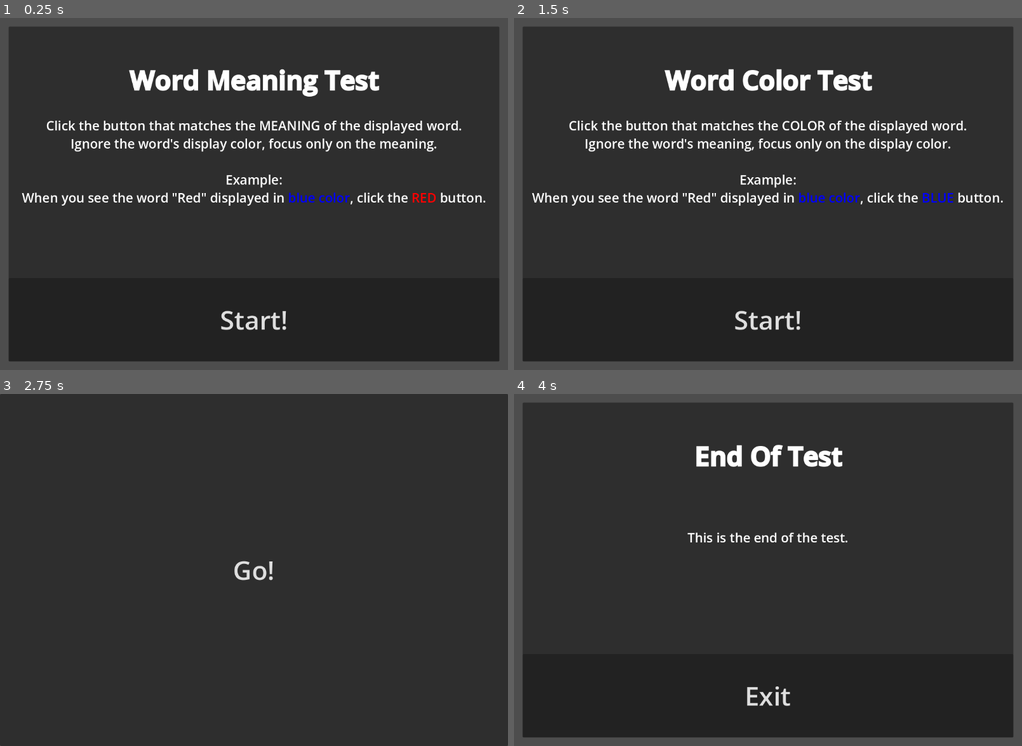
Above: before the commit, frames 1-4 (two rows, left to right).
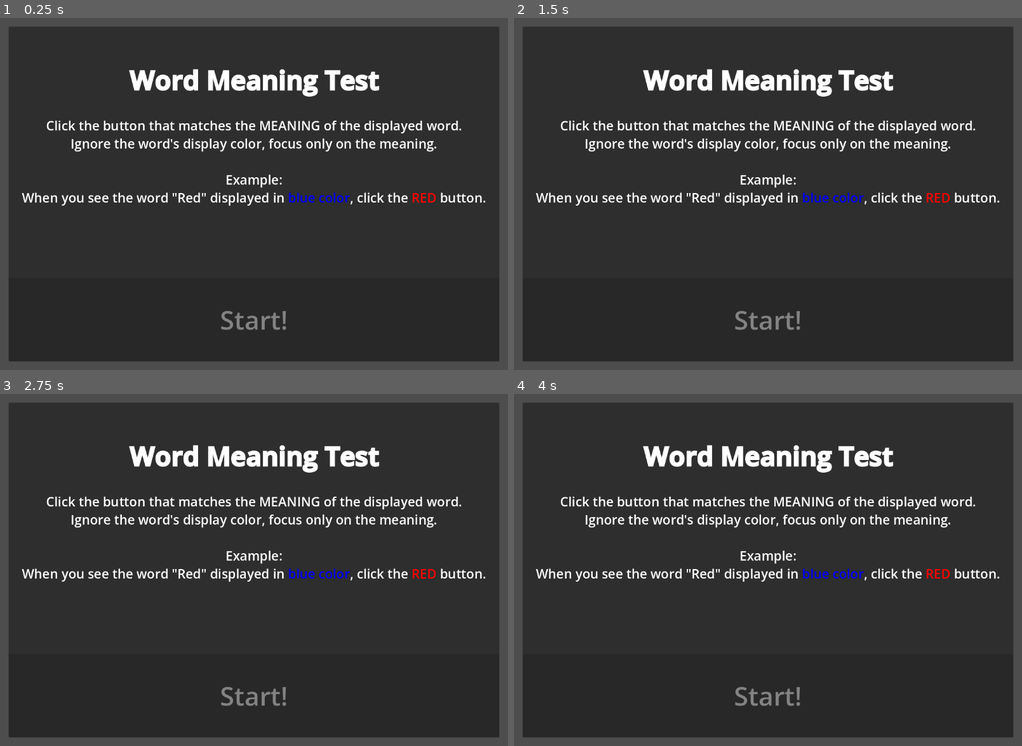
Above: after the commit, the same moments.

Repository: cbgames/GetPsyched
Game: Godot game, scene res://Scenes/stroop_color_word_test.tscn
Two runs of this game, one before a commit and one after it. Both use one fixed random seed, a clock stepped at 60 frames per second and the inputs below.
Inputs (mouse positions are in pixels of both pictures, inside the frame that each line leads up to):
- Up to frame 1 (0.25 s): no input
- Up to frame 2 (1.5 s): click (768, 320) at 0.5 s, where only the run before the commit has a clickable "Start!"; click (768, 194) at 1.25 s, where only the run before the commit has a clickable "Go!"
- Up to frame 3 (2.75 s): click (254, 696) at 2 s, where only the run before the commit has a clickable "Start!"
- Up to frame 4 (4 s): click (768, 570) at 2.75 s, where only the run before the commit has a clickable "Go!"; tap Enter at 3.5 s

The runs differ from the first frame. In frame 1, 0.3% of the frame differs, in the area x 43-57%, y 83-89%; in frame 2, 5.6%; in frame 3, 13%, in the area x 0-100%, y 0-100%; in frame 4, 5.6%.

Commit message:
Alpha version, fully functional test.

Diff:
--- /dev/null
+++ b/Source/Code/database.gd
@@ -0,0 +1,28 @@
+extends Node
+
+const SAVE_PATH : String = "user://data.cfg"
+
+var file = null
+var trial_data = {}
+
+func _ready() -> void:
+	file = ConfigFile.new()
+	load_from_file()
+
+func load_from_file() -> void:
+	if file.load(SAVE_PATH) == OK:
+		trial_data = file.get_value("data", "trials", {})
+
+func save_to_file() -> void:
+	file.set_value("data", "trials", trial_data)
+	file.save(SAVE_PATH)
+
+func clear_trial_data() -> void:
+	trial_data = {}
+
+func append_trial(id : String, trial={}) -> void:
+	if !trial.is_empty():
+		trial_data[id] = trial
+
+func debug_string() -> String:
+	return str(trial_data)
--- /dev/null
+++ b/Source/Code/delayed_button.gd
@@ -0,0 +1,12 @@
+extends Button
+
+@export var delay : float = 5
+
+func _ready() -> void:
+	visibility_changed.connect(on_visibility_changed)
+
+func on_visibility_changed() -> void:
+	if is_node_ready() and is_visible_in_tree():
+		disabled = true
+		await get_tree().create_timer(delay).timeout
+		disabled = false
--- a/Source/Code/screen.gd
+++ b/Source/Code/screen.gd
@@ -1,6 +1,7 @@
+class_name Screen
 extends MarginContainer
 
-signal screen_complete
+signal screen_complete()
 
 func _on_complete_button_pressed() -> void:
 	emit_signal("screen_complete")
--- a/Source/Code/stroop_color_word_test.gd
+++ b/Source/Code/stroop_color_word_test.gd
@@ -4,8 +4,11 @@
 	%IntroScreen1, %TestScreen1, %IntroScreen2, %TestScreen2, %ResultScreen
 ]
 var step_index : int = 0
+var trial_id : String = ""
+var trial_data = null
 
 func _ready() -> void:
+	randomize()
 	_update_displayed_screen()
 
 func _update_displayed_screen() -> void:
@@ -15,8 +18,50 @@
 		else:
 			steps[i].visible = false
 
-func _on_screen_complete() -> void:
+func _on_screen_complete(data=null) -> void:
+	match step_index:
+		0:
+			start_new_trial()
+		1:
+			if data:
+				print({ "word_matching" : data })
+				add_data_to_trial("word_matching", data)
+		3:
+			if data:
+				print({ "color_matching" : data })
+				add_data_to_trial("color_matching", data)
+			_update_result_text()
+			store_trial_data()
 	step_index += 1
 	if step_index >= len(steps):
 		step_index = 0
 	_update_displayed_screen()
+
+func _update_result_text() -> void:
+	var id = trial_id
+	var test_result = trial_data.word_matching
+	var correct = test_result.correct
+	var incorrect = test_result.incorrect
+	var time = test_result.time
+	var accuracy = correct * 100 / (correct + incorrect)
+	%ResultText.text = "[b]End Of Test[/b]\nId: " + str(id)
+	%ResultText.text += "\n\nWord Matching\nAccuracy: " + str(accuracy) + "% in " + str(time)
+	%ResultText.text += " seconds\n(Correct " + str(correct) + ", Incorrect " + str(incorrect) + ")"
+	test_result = trial_data.color_matching
+	correct = test_result.correct
+	incorrect = test_result.incorrect
+	time = test_result.time
+	accuracy = correct * 100 / (correct + incorrect)
+	%ResultText.text += "\n\nColor Matching\nAccuracy: " + str(accuracy) + "% in " + str(time)
+	%ResultText.text += " seconds\n(Correct " + str(correct) + ", Incorrect " + str(incorrect) + ")"
+
+func start_new_trial() -> void:
+	trial_id = Time.get_datetime_string_from_system()
+	trial_data = {}
+
+func add_data_to_trial(key, data) -> void:
+	trial_data[key] = data
+
+func store_trial_data() -> void:
+	Database.append_trial(trial_id, trial_data)
+	print(Database.debug_string())
--- /dev/null
+++ b/Source/Code/test_screen.gd
@@ -0,0 +1,79 @@
+class_name TestScreen
+extends Screen
+
+var colors : Array[String] = [ "red", "yellow", "green", "blue" ]
+
+enum TestType { WordMatch, ColorMatch }
+@export var type : TestType = TestType.WordMatch
+@export var prompt_count : int = 20
+
+@onready var Text : RichTextLabel = $Panel/VBoxContainer/RichTextLabel
+@onready var Button1 = $Panel/VBoxContainer/HBoxContainer/Button1
+@onready var Button2 = $Panel/VBoxContainer/HBoxContainer/Button2
+@onready var Button3 = $Panel/VBoxContainer/HBoxContainer/Button3
+@onready var Button4 = $Panel/VBoxContainer/HBoxContainer/Button4
+
+var correct_button : int = randi() % len(colors)
+var correct_count : int = 0
+var incorrect_count : int = 0
+var prompts_left : int = 0
+var start_msec : int = 0
+
+func _on_visibility_changed() -> void:
+	if is_node_ready() and is_visible_in_tree():
+		correct_count = 0
+		incorrect_count = 0
+		prompts_left = prompt_count
+		start_msec = Time.get_ticks_msec()
+		randomize_buttons()
+		randomize_prompt()
+
+func randomize_buttons() -> void:
+	colors.shuffle()
+	var color1 : String = colors[0]
+	var color2 : String = colors[1]
+	var color3 : String = colors[2]
+	var color4 : String = colors[3]
+	Button1.text = color1
+	Button2.text = color2
+	Button3.text = color3
+	Button4.text = color4
+
+func randomize_prompt() -> void:
+	correct_button = (correct_button + (randi() % 4)) % 4
+	var incorrect_button = (correct_button + 1 + (randi() % 3)) % 4
+	match type:
+		TestType.WordMatch:
+			var word : String = colors[correct_button]
+			var color : String = colors[incorrect_button]
+			Text.text = "[b][color=" + color + "]" + word + "[/color][/b]"
+		TestType.ColorMatch:
+			var color : String = colors[correct_button]
+			var word : String = colors[incorrect_button]
+			Text.text = "[b][color=" + color + "]" + word + "[/color][/b]"
+
+func button_test(value: int) -> void:
+	if value==correct_button:
+		correct_count += 1
+		randomize_prompt()
+	else:
+		incorrect_count += 1
+		randomize_prompt()
+	$Panel/DebugLayer/DebugText.text = "Correct: " + str(correct_count) + "\nIncorrect: " + str(incorrect_count)
+	prompts_left -= 1
+	if prompts_left <= 0:
+		var elapsed_seconds = ceili((Time.get_ticks_msec() - start_msec) / 1000.0)
+		var results = { "correct" : correct_count, "incorrect" : incorrect_count, "time" : elapsed_seconds }
+		emit_signal("screen_complete", results)
+
+func _on_button_1_pressed() -> void:
+	button_test(0)
+
+func _on_button_2_pressed() -> void:
+	button_test(1)
+
+func _on_button_3_pressed() -> void:
+	button_test(2)
+
+func _on_button_4_pressed() -> void:
+	button_test(3)
--- a/Source/Scenes/stroop_color_word_test.tscn
+++ b/Source/Scenes/stroop_color_word_test.tscn
@@ -3,6 +3,8 @@
 [ext_resource type="Theme" uid="uid://banjv6ihjmfjh" path="res://Styles/default_theme.tres" id="1_c61a0"]
 [ext_resource type="Script" uid="uid://bismq1hlp2me8" path="res://Code/stroop_color_word_test.gd" id="2_k7yth"]
 [ext_resource type="Script" uid="uid://bk6h8dydu2ws" path="res://Code/screen.gd" id="3_xqaa1"]
+[ext_resource type="Script" uid="uid://dv2fe1rr5df68" path="res://Code/test_screen.gd" id="4_ty3ca"]
+[ext_resource type="Script" uid="uid://cncufifp0g5kt" path="res://Code/delayed_button.gd" id="5_lmykn"]
 
 [node name="StroopColorWordTest" type="Control" unique_id=484783487]
 layout_mode = 3
@@ -61,6 +63,7 @@
 layout_mode = 2
 size_flags_vertical = 3
 text = "Start!"
+script = ExtResource("5_lmykn")
 
 [node name="TestScreen1" type="MarginContainer" parent="." unique_id=835123805]
 unique_name_in_owner = true
@@ -71,11 +74,74 @@
 anchor_bottom = 1.0
 grow_horizontal = 2
 grow_vertical = 2
-script = ExtResource("3_xqaa1")
-
-[node name="GoButton" type="Button" parent="TestScreen1" unique_id=1351940274]
-layout_mode = 2
-text = "Go!"
+theme_override_constants/margin_left = 20
+theme_override_constants/margin_top = 20
+theme_override_constants/margin_right = 20
+theme_override_constants/margin_bottom = 20
+script = ExtResource("4_ty3ca")
+metadata/_edit_use_anchors_ = true
+
+[node name="Panel" type="Panel" parent="TestScreen1" unique_id=25738640]
+layout_mode = 2
+
+[node name="VBoxContainer" type="VBoxContainer" parent="TestScreen1/Panel" unique_id=310849913]
+layout_mode = 1
+anchors_preset = 15
+anchor_right = 1.0
+anchor_bottom = 1.0
+grow_horizontal = 2
+grow_vertical = 2
+
+[node name="RichTextLabel" type="RichTextLabel" parent="TestScreen1/Panel/VBoxContainer" unique_id=1353169972]
+layout_mode = 2
+size_flags_vertical = 3
+size_flags_stretch_ratio = 3.0
+bbcode_enabled = true
+text = "[b]Prompt[/b]"
+horizontal_alignment = 1
+vertical_alignment = 1
+
+[node name="HBoxContainer" type="HBoxContainer" parent="TestScreen1/Panel/VBoxContainer" unique_id=134189337]
+layout_mode = 2
+size_flags_vertical = 3
+theme_override_constants/separation = 20
+
+[node name="Button1" type="Button" parent="TestScreen1/Panel/VBoxContainer/HBoxContainer" unique_id=1351940274]
+layout_mode = 2
+size_flags_horizontal = 3
+text = "1"
+
+[node name="Button2" type="Button" parent="TestScreen1/Panel/VBoxContainer/HBoxContainer" unique_id=511737280]
+layout_mode = 2
+size_flags_horizontal = 3
+text = "2"
+
+[node name="Button3" type="Button" parent="TestScreen1/Panel/VBoxContainer/HBoxContainer" unique_id=1119430065]
+layout_mode = 2
+size_flags_horizontal = 3
+text = "3
+"
+
+[node name="Button4" type="Button" parent="TestScreen1/Panel/VBoxContainer/HBoxContainer" unique_id=1696767295]
+layout_mode = 2
+size_flags_horizontal = 3
+text = "4
+"
+
+[node name="DebugLayer" type="MarginContainer" parent="TestScreen1/Panel" unique_id=157078688]
+layout_mode = 1
+anchors_preset = 15
+anchor_right = 1.0
+anchor_bottom = 1.0
+grow_horizontal = 2
+grow_vertical = 2
+mouse_filter = 2
+
+[node name="DebugText" type="RichTextLabel" parent="TestScreen1/Panel/DebugLayer" unique_id=1644686469]
+layout_mode = 2
+mouse_filter = 2
+text = "Correct: 0
+Incorrect: 0"
 
 [node name="IntroScreen2" type="MarginContainer" parent="." unique_id=1034869772]
 unique_name_in_owner = true
@@ -124,8 +190,9 @@
 layout_mode = 2
 size_flags_vertical = 3
 text = "Start!"
-
-[node name="TestScreen2" type="MarginContainer" parent="." unique_id=967870436]
+script = ExtResource("5_lmykn")
+
+[node name="TestScreen2" type="MarginContainer" parent="." unique_id=1863239892]
 unique_name_in_owner = true
 visible = false
 layout_mode = 1
@@ -134,27 +201,90 @@
 anchor_bottom = 1.0
 grow_horizontal = 2
 grow_vertical = 2
+theme_override_constants/margin_left = 20
+theme_override_constants/margin_top = 20
+theme_override_constants/margin_right = 20
+theme_override_constants/margin_bottom = 20
+script = ExtResource("4_ty3ca")
+type = 1
+metadata/_edit_use_anchors_ = true
+
+[node name="Panel" type="Panel" parent="TestScreen2" unique_id=340936946]
+layout_mode = 2
+
+[node name="VBoxContainer" type="VBoxContainer" parent="TestScreen2/Panel" unique_id=194470775]
+layout_mode = 1
+anchors_preset = 15
+anchor_right = 1.0
+anchor_bottom = 1.0
+grow_horizontal = 2
+grow_vertical = 2
+
+[node name="RichTextLabel" type="RichTextLabel" parent="TestScreen2/Panel/VBoxContainer" unique_id=1584058410]
+layout_mode = 2
+size_flags_vertical = 3
+size_flags_stretch_ratio = 3.0
+bbcode_enabled = true
+text = "[b]Prompt[/b]"
+horizontal_alignment = 1
+vertical_alignment = 1
+
+[node name="HBoxContainer" type="HBoxContainer" parent="TestScreen2/Panel/VBoxContainer" unique_id=1993168814]
+layout_mode = 2
+size_flags_vertical = 3
+theme_override_constants/separation = 20
+
+[node name="Button1" type="Button" parent="TestScreen2/Panel/VBoxContainer/HBoxContainer" unique_id=771994334]
+layout_mode = 2
+size_flags_horizontal = 3
+text = "1"
+
+[node name="Button2" type="Button" parent="TestScreen2/Panel/VBoxContainer/HBoxContainer" unique_id=1226963586]
+layout_mode = 2
+size_flags_horizontal = 3
+text = "2"
+
+[node name="Button3" type="Button" parent="TestScreen2/Panel/VBoxContainer/HBoxContainer" unique_id=1158598922]
+layout_mode = 2
+size_flags_horizontal = 3
+text = "3
+"
+
+[node name="Button4" type="Button" parent="TestScreen2/Panel/VBoxContainer/HBoxContainer" unique_id=2076951197]
+layout_mode = 2
+size_flags_horizontal = 3
+text = "4
+"
+
+[node name="DebugLayer" type="MarginContainer" parent="TestScreen2/Panel" unique_id=974096035]
+layout_mode = 1
+anchors_preset = 15
+anchor_right = 1.0
+anchor_bottom = 1.0
+grow_horizontal = 2
+grow_vertical = 2
+mouse_filter = 2
+
+[node name="DebugText" type="RichTextLabel" parent="TestScreen2/Panel/DebugLayer" unique_id=1469906399]
+layout_mode = 2
+mouse_filter = 2
+text = "Correct: 0
+Incorrect: 0"
+
+[node name="ResultScreen" type="MarginContainer" parent="." unique_id=251359549]
+unique_name_in_owner = true
+layout_mode = 1
+anchors_preset = 15
+anchor_right = 1.0
+anchor_bottom = 1.0
+grow_horizontal = 2
+grow_vertical = 2
+theme_override_constants/margin_left = 20
+theme_override_constants/margin_top = 20
+theme_override_constants/margin_right = 20
+theme_override_constants/margin_bottom = 20
 script = ExtResource("3_xqaa1")
 
-[node name="GoButton" type="Button" parent="TestScreen2" unique_id=1374136689]
-layout_mode = 2
-text = "Go!"
-
-[node name="ResultScreen" type="MarginContainer" parent="." unique_id=251359549]
-unique_name_in_owner = true
-visible = false
-layout_mode = 1
-anchors_preset = 15
-anchor_right = 1.0
-anchor_bottom = 1.0
-grow_horizontal = 2
-grow_vertical = 2
-theme_override_constants/margin_left = 20
-theme_override_constants/margin_top = 20
-theme_override_constants/margin_right = 20
-theme_override_constants/margin_bottom = 20
-script = ExtResource("3_xqaa1")
-
 [node name="Panel" type="Panel" parent="ResultScreen" unique_id=717731428]
 layout_mode = 2
 
@@ -166,33 +296,48 @@
 grow_horizontal = 2
 grow_vertical = 2
 
-[node name="RichTextLabel" type="RichTextLabel" parent="ResultScreen/Panel/VBoxContainer" unique_id=1287112563]
-layout_mode = 2
-size_flags_vertical = 3
-size_flags_stretch_ratio = 3.0
-bbcode_enabled = true
-text = "
-
-[b]End Of Test[/b]
-
-
-
-This is the end of the test."
+[node name="ResultText" type="RichTextLabel" parent="ResultScreen/Panel/VBoxContainer" unique_id=1287112563]
+unique_name_in_owner = true
+layout_mode = 2
+size_flags_vertical = 3
+size_flags_stretch_ratio = 3.0
+bbcode_enabled = true
+text = "[b][color=yellow]End[/color] [color=green]Of[/color] [color=blue]Test[/color][/b]
+[color=red]Id: 2026-11-08T20:00:14
+
+Word Matching:
+Accuracy 50% in 17 seconds
+(Correct 10, Incorrect 10)
+
+Color Matching:
+Accuracy 75% in 30 seconds
+(Correct 15, Incorrect 5)[/color]
+"
 scroll_active = false
 horizontal_alignment = 1
+vertical_alignment = 1
 
 [node name="ExitButton" type="Button" parent="ResultScreen/Panel/VBoxContainer" unique_id=1372508444]
 layout_mode = 2
 size_flags_vertical = 3
 text = "Exit"
+script = ExtResource("5_lmykn")
 
 [connection signal="screen_complete" from="IntroScreen1" to="." method="_on_screen_complete"]
 [connection signal="pressed" from="IntroScreen1/Panel/VBoxContainer/StartButton" to="IntroScreen1" method="_on_complete_button_pressed"]
 [connection signal="screen_complete" from="TestScreen1" to="." method="_on_screen_complete"]
-[connection signal="pressed" from="TestScreen1/GoButton" to="TestScreen1" method="_on_complete_button_pressed"]
+[connection signal="visibility_changed" from="TestScreen1" to="TestScreen1" method="_on_visibility_changed"]
+[connection signal="pressed" from="TestScreen1/Panel/VBoxContainer/HBoxContainer/Button1" to="TestScreen1" method="_on_button_1_pressed"]
+[connection signal="pressed" from="TestScreen1/Panel/VBoxContainer/HBoxContainer/Button2" to="TestScreen1" method="_on_button_2_pressed"]
+[connection signal="pressed" from="TestScreen1/Panel/VBoxContainer/HBoxContainer/Button3" to="TestScreen1" method="_on_button_3_pressed"]
+[connection signal="pressed" from="TestScreen1/Panel/VBoxContainer/HBoxContainer/Button4" to="TestScreen1" method="_on_button_4_pressed"]
 [connection signal="screen_complete" from="IntroScreen2" to="." method="_on_screen_complete"]
 [connection signal="pressed" from="IntroScreen2/Panel/VBoxContainer/StartButton" to="IntroScreen2" method="_on_complete_button_pressed"]
 [connection signal="screen_complete" from="TestScreen2" to="." method="_on_screen_complete"]
-[connection signal="pressed" from="TestScreen2/GoButton" to="TestScreen2" method="_on_complete_button_pressed"]
+[connection signal="visibility_changed" from="TestScreen2" to="TestScreen2" method="_on_visibility_changed"]
+[connection signal="pressed" from="TestScreen2/Panel/VBoxContainer/HBoxContainer/Button1" to="TestScreen2" method="_on_button_1_pressed"]
+[connection signal="pressed" from="TestScreen2/Panel/VBoxContainer/HBoxContainer/Button2" to="TestScreen2" method="_on_button_2_pressed"]
+[connection signal="pressed" from="TestScreen2/Panel/VBoxContainer/HBoxContainer/Button3" to="TestScreen2" method="_on_button_3_pressed"]
+[connection signal="pressed" from="TestScreen2/Panel/VBoxContainer/HBoxContainer/Button4" to="TestScreen2" method="_on_button_4_pressed"]
 [connection signal="screen_complete" from="ResultScreen" to="." method="_on_screen_complete"]
 [connection signal="pressed" from="ResultScreen/Panel/VBoxContainer/ExitButton" to="ResultScreen" method="_on_complete_button_pressed"]
--- a/Source/project.godot
+++ b/Source/project.godot
@@ -15,6 +15,10 @@
 config/features=PackedStringArray("4.6", "GL Compatibility")
 config/icon="res://icon.svg"
 
+[autoload]
+
+Database="*uid://c8w8u74fy8ngg"
+
 [display]
 
 window/size/viewport_width=1180
Not shown, added: Source/Code/database.gd.uid
Not shown, added: Source/Code/delayed_button.gd.uid
Not shown, added: Source/Code/test_screen.gd.uid
Not shown, changed: docs/index.pck
